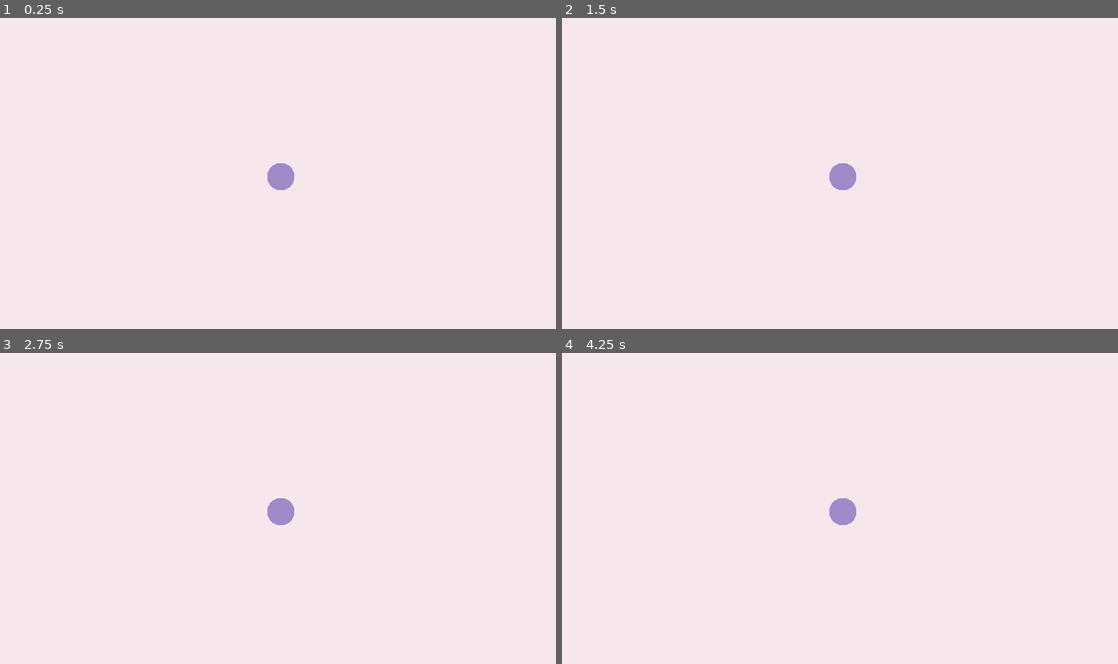
Above: before the commit, frames 1-4 (two rows, left to right).
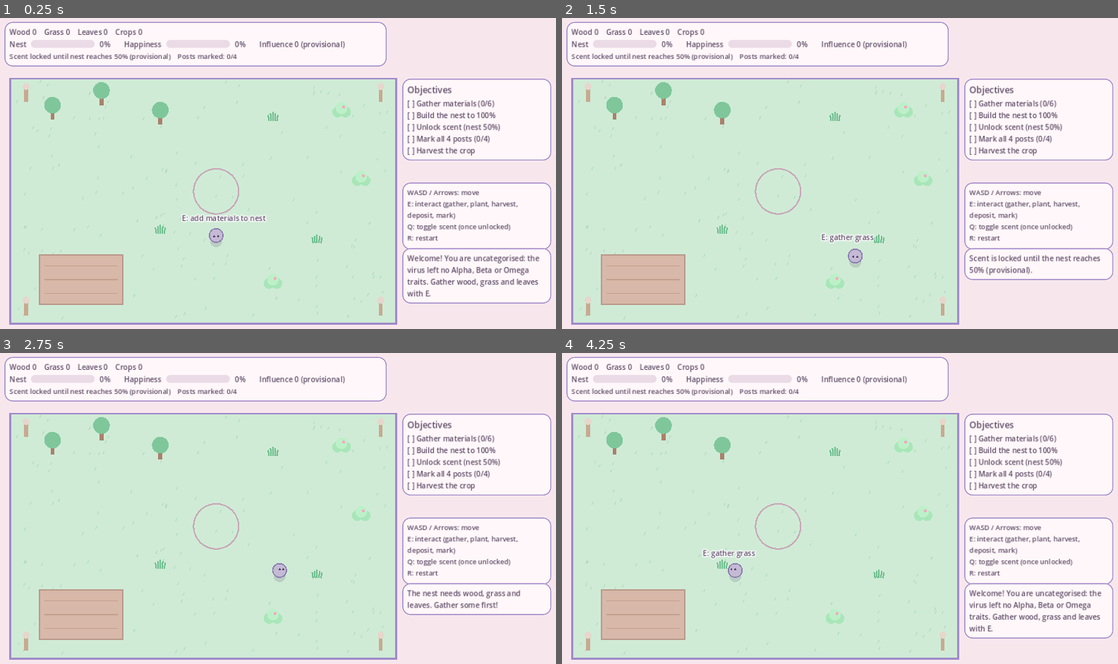
Above: after the commit, the same moments.

Repository: dreamscapestudios2024-alt/omegaverse-godot-Ronin
Game: Godot game, scene res://scenes/main.tscn
Same seed, same stepped clock (60 frames per second), same inputs: the game is played once before the commit and once after it.
Inputs:
- Up to frame 1 (0.25 s): no input
- Up to frame 2 (1.5 s): tap Enter at 0.5 s; hold D 0.53-1.28 s; tap E at 0.6 s; tap Q at 0.8, 1.35 s; hold S from 1.28 s (still down)
- Up to frame 3 (2.75 s): tap R at 1.55, 2.1 s; release S at 2.03 s; hold D from 2.03 s (still down); tap E at 2.3 s
- Up to frame 4 (4.25 s): release D at 2.78 s; hold W 2.78-3.53 s; tap E at 2.85 s; tap Q at 3.05, 3.6 s; hold A from 3.53 s (still down); tap R at 3.8 s

The runs differ from the first frame. In frame 1, 60% of the frame differs, in the area x 0-100%, y 1-99%; in frame 2, 60%; in frame 3, 60%; in frame 4, 60%.

Commit message:
Stage 1 playable vertical slice: gather, farm, nest, scent, posts, objectives
Adds config.gd, player/hud/main scripts and a headless smoke test that gates deploy.

Co-Authored-By: Claude Sonnet 5.5 <noreply@anthropic.com>
Claude-Session: https://claude.ai/code/session_01UYcGXCg8MYanTfhPWy1eU9

Diff:
--- /dev/null
+++ b/scripts/config.gd
@@ -0,0 +1,49 @@
+extends RefCounted
+## All tunable numbers live here.
+## Everything marked PROVISIONAL is a prototype default chosen for Stage 1,
+## NOT an established Omegaverse rule. Change freely while balancing.
+
+# --- World layout (pixels, viewport is 1152x648) ---
+const TERRITORY = Rect2(24, 124, 788, 500)
+const PLAYER_SPEED = 210.0
+const PLAYER_RADIUS = 14.0
+const INTERACT_RANGE = 52.0          # measured from the edge of the object to the player centre
+
+# --- Resources (PROVISIONAL) ---
+const RESOURCE_CHARGES = 3           # gathers before a node is depleted
+const RESOURCE_REGROW_SECONDS = 10.0
+const INVENTORY_CAP_PER_TYPE = 20
+const GATHER_OBJECTIVE_AMOUNT = 6    # "gather materials" objective: total items gathered
+
+# --- Farming (PROVISIONAL) ---
+const CROP_GROW_SECONDS = 12.0
+
+# --- Nest (PROVISIONAL) ---
+const NEST_RADIUS = 46.0
+const NEST_COST = {"wood": 8, "grass": 6, "leaves": 6}   # total needed for 100%
+const NEST_MILESTONE_STEP = 25       # visual upgrade every 25%
+
+# --- Happiness / influence (PROVISIONAL stand-ins) ---
+const HAPPINESS_PER_NEST_PERCENT = 0.9   # nest 100% -> 90 happiness
+const HAPPINESS_CROP_BONUS = 10.0        # first harvest adds +10
+const INFLUENCE_FROM_HAPPINESS = 0.8     # influence = happiness * 0.8 (stand-in only)
+# Future link (NOT implemented): pack happiness needs a much higher threshold than
+# individual happiness and only exists in multiplayer.
+const PACK_HAPPINESS_THRESHOLD_FUTURE = 95.0
+
+# --- Scent (PROVISIONAL) ---
+const SCENT_UNLOCK_NEST_PERCENT = 50.0   # provisional unlock threshold
+const SCENT_BASE_RANGE = 160.0
+const SCENT_RANGE_PER_INFLUENCE = 3.0    # extra visible range per influence point
+const POSTS_TO_MARK = 4
+
+# --- Pastel palette ---
+const COL_BG = Color("f7e7ed")
+const COL_GRASS = Color("cfebd6")
+const COL_SPECKLE = Color("b6dcc1")
+const COL_BORDER = Color("a18aca")
+const COL_SOIL = Color("d8b8a8")
+const COL_TEXT = Color("5b4b66")
+const COL_PINK = Color("f4a6c0")
+const COL_LAVENDER = Color("a18aca")
+const COL_MINT = Color("9fdcb5")
--- /dev/null
+++ b/scripts/hud.gd
@@ -0,0 +1,167 @@
+extends CanvasLayer
+## HUD: inventory, nest %, happiness, influence, scent status, objectives, prompts.
+## Built in code with rounded pastel panels. Receives a plain Dictionary each frame.
+
+const Config = preload("res://scripts/config.gd")
+
+var inv_label: Label
+var nest_bar: ProgressBar
+var nest_value: Label
+var happy_bar: ProgressBar
+var happy_value: Label
+var influence_label: Label
+var status_label: Label
+var obj_label: Label
+var prompt_label: Label
+var toast_label: Label
+var toast_panel: PanelContainer
+var banner: PanelContainer
+var toast_time := 0.0
+
+func _ready() -> void:
+	_build()
+
+func _style(bg: Color, border: Color = Color("a18aca")) -> StyleBoxFlat:
+	var sb := StyleBoxFlat.new()
+	sb.bg_color = bg
+	sb.set_corner_radius_all(16)
+	sb.set_content_margin_all(10)
+	sb.set_border_width_all(2)
+	sb.border_color = border
+	return sb
+
+func _panel(pos: Vector2, min_w: float) -> PanelContainer:
+	var p := PanelContainer.new()
+	p.position = pos
+	p.custom_minimum_size = Vector2(min_w, 0)
+	p.add_theme_stylebox_override("panel", _style(Color(1.0, 0.97, 0.98, 0.94)))
+	add_child(p)
+	return p
+
+func _label(text: String, size: int = 15) -> Label:
+	var l := Label.new()
+	l.text = text
+	l.add_theme_font_size_override("font_size", size)
+	l.add_theme_color_override("font_color", Config.COL_TEXT)
+	return l
+
+func _wrap(l: Label, width: float) -> Label:
+	l.autowrap_mode = TextServer.AUTOWRAP_WORD_SMART
+	l.custom_minimum_size = Vector2(width, 0)
+	return l
+
+func _bar(fill: Color) -> ProgressBar:
+	var b := ProgressBar.new()
+	b.min_value = 0.0
+	b.max_value = 100.0
+	b.show_percentage = false
+	b.custom_minimum_size = Vector2(130, 16)
+	b.size_flags_vertical = Control.SIZE_SHRINK_CENTER
+	var bg := StyleBoxFlat.new()
+	bg.bg_color = Color("eadbe6")
+	bg.set_corner_radius_all(8)
+	var fg := StyleBoxFlat.new()
+	fg.bg_color = fill
+	fg.set_corner_radius_all(8)
+	b.add_theme_stylebox_override("background", bg)
+	b.add_theme_stylebox_override("fill", fg)
+	return b
+
+func _build() -> void:
+	# Top bar
+	var top := _panel(Vector2(12, 8), 780)
+	var vb := VBoxContainer.new()
+	vb.add_theme_constant_override("separation", 4)
+	top.add_child(vb)
+	inv_label = _label("")
+	vb.add_child(inv_label)
+	var row := HBoxContainer.new()
+	row.add_theme_constant_override("separation", 10)
+	vb.add_child(row)
+	row.add_child(_label("Nest"))
+	nest_bar = _bar(Config.COL_PINK)
+	row.add_child(nest_bar)
+	nest_value = _label("0%")
+	nest_value.custom_minimum_size = Vector2(40, 0)
+	row.add_child(nest_value)
+	row.add_child(_label("Happiness"))
+	happy_bar = _bar(Config.COL_MINT)
+	row.add_child(happy_bar)
+	happy_value = _label("0%")
+	happy_value.custom_minimum_size = Vector2(40, 0)
+	row.add_child(happy_value)
+	influence_label = _label("")
+	row.add_child(influence_label)
+	status_label = _label("", 14)
+	vb.add_child(status_label)
+
+	# Objectives
+	var obj := _panel(Vector2(824, 124), 304)
+	var ovb := VBoxContainer.new()
+	obj.add_child(ovb)
+	ovb.add_child(_label("Objectives", 18))
+	obj_label = _wrap(_label(""), 280)
+	ovb.add_child(obj_label)
+
+	# Controls
+	var ctl := _panel(Vector2(824, 336), 304)
+	ctl.add_child(_wrap(_label("WASD / Arrows: move\nE: interact (gather, plant, harvest, deposit, mark)\nQ: toggle scent (once unlocked)\nR: restart", 14), 280))
+
+	# Toast
+	toast_panel = _panel(Vector2(824, 470), 304)
+	toast_label = _wrap(_label(""), 280)
+	toast_panel.add_child(toast_label)
+	toast_panel.visible = false
+
+	# Floating prompt near the player
+	prompt_label = _label("", 15)
+	prompt_label.add_theme_color_override("font_outline_color", Color.WHITE)
+	prompt_label.add_theme_constant_override("outline_size", 8)
+	add_child(prompt_label)
+
+	# Success banner
+	banner = PanelContainer.new()
+	banner.position = Vector2(150, 250)
+	banner.custom_minimum_size = Vector2(500, 0)
+	banner.add_theme_stylebox_override("panel", _style(Color(0.88, 0.97, 0.92, 0.97), Color("6fbf8f")))
+	var bvb := VBoxContainer.new()
+	banner.add_child(bvb)
+	var title := _label("Your nest is home. All objectives complete!", 24)
+	bvb.add_child(_wrap(title, 470))
+	bvb.add_child(_wrap(_label("A gentle first chapter finished. Press R to play again.", 16), 470))
+	banner.visible = false
+	add_child(banner)
+
+func toast(text: String) -> void:
+	toast_label.text = text
+	toast_panel.visible = true
+	toast_time = 4.0
+
+func _process(delta: float) -> void:
+	if toast_time > 0.0:
+		toast_time -= delta
+		if toast_time <= 0.0:
+			toast_panel.visible = false
+
+func update_view(s: Dictionary) -> void:
+	var inv: Dictionary = s["inventory"]
+	inv_label.text = "Wood %d    Grass %d    Leaves %d    Crops %d" % [inv["wood"], inv["grass"], inv["leaves"], inv["crops"]]
+	nest_bar.value = s["nest_pct"]
+	nest_value.text = "%d%%" % int(s["nest_pct"])
+	happy_bar.value = s["happiness"]
+	happy_value.text = "%d%%" % int(s["happiness"])
+	influence_label.text = "Influence %d (provisional)" % int(s["influence"])
+	if s["scent_unlocked"]:
+		status_label.text = "Scent: %s (Q)    Posts marked: %d/%d" % ["ON" if s["scent_on"] else "off", s["posts_marked"], Config.POSTS_TO_MARK]
+	else:
+		status_label.text = "Scent locked until nest reaches %d%% (provisional)    Posts marked: %d/%d" % [int(Config.SCENT_UNLOCK_NEST_PERCENT), s["posts_marked"], Config.POSTS_TO_MARK]
+	var lines := PackedStringArray()
+	for o in s["objectives"]:
+		lines.append(("[x] " if o[1] else "[ ] ") + o[0])
+	obj_label.text = "\n".join(lines)
+	var pr: String = s["prompt"]
+	prompt_label.text = pr
+	prompt_label.visible = pr != ""
+	var pp: Vector2 = s["player_pos"]
+	prompt_label.position = Vector2(maxf(pp.x - 70.0, 4.0), pp.y - 46.0)
+	banner.visible = s["won"]
--- a/scripts/main.gd
+++ b/scripts/main.gd
@@ -1,6 +1,372 @@
 extends Node2D
-
-# Minimal project smoke test. Claude will replace this with the first playable loop.
+## Stage 1 world: gather -> farm -> build nest -> unlock scent -> mark posts.
+## Tunable numbers live in scripts/config.gd.
+
+const Config = preload("res://scripts/config.gd")
+const PlayerScript = preload("res://scripts/player.gd")
+const HudScript = preload("res://scripts/hud.gd")
+
+const CROP_EMPTY = 0
+const CROP_GROWING = 1
+const CROP_READY = 2
+
+var player: Node2D
+var hud: CanvasLayer
+
+var inventory := {"wood": 0, "grass": 0, "leaves": 0, "crops": 0}
+var nest_deposited := {"wood": 0, "grass": 0, "leaves": 0}
+var total_gathered := 0
+var crop_state := CROP_EMPTY
+var crop_timer := 0.0
+var crop_harvested := false
+var resources: Array = []
+var posts: Array = []
+var scent_unlocked := false
+var scent_on := false
+var won := false
+var time := 0.0
+var last_tier := 0
+var current_prompt := ""
+
+var nest_pos := Vector2(444, 354)
+var plot_rect := Rect2()
+var scent_trail := PackedVector2Array()
+var speckles := PackedVector2Array()
+
+func _ready() -> void:
+	var t: Rect2 = Config.TERRITORY
+	plot_rect = Rect2(t.position.x + 60, t.end.y - 140, 170, 100)
+	_add_resources()
+	_add_posts(t)
+	_add_trail()
+	_add_speckles(t)
+	hud = HudScript.new()
+	add_child(hud)
+	player = PlayerScript.new()
+	player.bounds = t.grow(-Config.PLAYER_RADIUS)
+	player.position = nest_pos + Vector2(0, 90)
+	add_child(player)
+	hud.toast("Welcome! You are uncategorised: the virus left no Alpha, Beta or Omega traits. Gather wood, grass and leaves with E.")
+
+func _add_resources() -> void:
+	var defs := [
+		["wood", Vector2(110, 190)], ["wood", Vector2(210, 160)], ["wood", Vector2(330, 200)],
+		["grass", Vector2(330, 430)], ["grass", Vector2(560, 200)], ["grass", Vector2(650, 450)],
+		["leaves", Vector2(700, 190)], ["leaves", Vector2(740, 330)], ["leaves", Vector2(560, 540)],
+	]
+	for d in defs:
+		resources.append({"type": d[0], "pos": d[1], "charges": Config.RESOURCE_CHARGES, "regrow": 0.0})
+
+func _add_posts(t: Rect2) -> void:
+	var inset := 32.0
+	for p in [
+		Vector2(t.position.x + inset, t.position.y + inset),
+		Vector2(t.end.x - inset, t.position.y + inset),
+		Vector2(t.position.x + inset, t.end.y - inset),
+		Vector2(t.end.x - inset, t.end.y - inset),
+	]:
+		posts.append({"pos": p, "marked": false})
+
+func _add_trail() -> void:
+	# Pre-placed sample trail (single character, so no real NPC scents yet).
+	for i in 36:
+		scent_trail.append(Vector2(100.0 + i * 19.5, 300.0 + sin(i * 0.45) * 60.0))
+
+func _add_speckles(t: Rect2) -> void:
+	var rng := RandomNumberGenerator.new()
+	rng.seed = 7
+	for i in 140:
+		speckles.append(Vector2(rng.randf_range(t.position.x + 8, t.end.x - 8), rng.randf_range(t.position.y + 8, t.end.y - 8)))
+
+# ---------- derived values ----------
+
+func nest_completion() -> float:
+	var have := 0
+	var need := 0
+	for k in Config.NEST_COST:
+		need += Config.NEST_COST[k]
+		have += mini(nest_deposited[k], Config.NEST_COST[k])
+	return float(have) / float(need) * 100.0
+
+func nest_tier() -> int:
+	return mini(int(nest_completion() / float(Config.NEST_MILESTONE_STEP)), 100 / Config.NEST_MILESTONE_STEP)
+
+func happiness() -> float:
+	var h: float = nest_completion() * Config.HAPPINESS_PER_NEST_PERCENT
+	if crop_harvested:
+		h += Config.HAPPINESS_CROP_BONUS
+	return clampf(h, 0.0, 100.0)
+
+func influence() -> float:
+	return happiness() * Config.INFLUENCE_FROM_HAPPINESS   # PROVISIONAL stand-in
+
+func scent_range() -> float:
+	return Config.SCENT_BASE_RANGE + influence() * Config.SCENT_RANGE_PER_INFLUENCE
+
+func posts_marked() -> int:
+	var n := 0
+	for p in posts:
+		if p["marked"]:
+			n += 1
+	return n
+
+func objectives() -> Array:
+	return [
+		["Gather materials (%d/%d)" % [mini(total_gathered, Config.GATHER_OBJECTIVE_AMOUNT), Config.GATHER_OBJECTIVE_AMOUNT], total_gathered >= Config.GATHER_OBJECTIVE_AMOUNT],
+		["Build the nest to 100%", nest_completion() >= 100.0],
+		["Unlock scent (nest %d%%)" % int(Config.SCENT_UNLOCK_NEST_PERCENT), scent_unlocked],
+		["Mark all %d posts (%d/%d)" % [Config.POSTS_TO_MARK, posts_marked(), Config.POSTS_TO_MARK], posts_marked() >= Config.POSTS_TO_MARK],
+		["Harvest the crop", crop_harvested],
+	]
+
+# ---------- interaction ----------
+
+func find_target() -> Dictionary:
+	var p: Vector2 = player.position
+	var best := {}
+	var best_d: float = Config.INTERACT_RANGE
+	for r in resources:
+		if r["charges"] <= 0:
+			continue
+		var d: float = p.distance_to(r["pos"]) - 14.0
+		if d < best_d:
+			best_d = d
+			best = {"kind": "resource", "ref": r, "label": "E: gather " + r["type"]}
+	# farm plot (closest point on rectangle)
+	var cp := Vector2(clampf(p.x, plot_rect.position.x, plot_rect.end.x), clampf(p.y, plot_rect.position.y, plot_rect.end.y))
+	var dp: float = p.distance_to(cp)
+	if dp < best_d and crop_state != CROP_GROWING:
+		best_d = dp
+		best = {"kind": "plot", "label": "E: plant crop" if crop_state == CROP_EMPTY else "E: harvest crop"}
+	# nest
+	if nest_completion() < 100.0:
+		var dn: float = p.distance_to(nest_pos) - Config.NEST_RADIUS
+		if dn < best_d:
+			best_d = dn
+			best = {"kind": "nest", "label": "E: add materials to nest"}
+	# boundary posts
+	for post in posts:
+		if post["marked"]:
+			continue
+		var dq: float = p.distance_to(post["pos"]) - 10.0
+		if dq < best_d:
+			best_d = dq
+			best = {"kind": "post", "ref": post, "label": "E: mark post" if scent_unlocked else "Post (scent locked)"}
+	return best
+
+func interact() -> void:
+	if won or player == null:
+		return
+	var t := find_target()
+	if t.is_empty():
+		return
+	match t["kind"]:
+		"resource":
+			_gather(t["ref"])
+		"plot":
+			_use_plot()
+		"nest":
+			_deposit()
+		"post":
+			_mark_post(t["ref"])
+
+func _gather(r: Dictionary) -> void:
+	if r["charges"] <= 0:
+		return
+	var type: String = r["type"]
+	if inventory[type] >= Config.INVENTORY_CAP_PER_TYPE:
+		hud.toast("Your pack is full of %s." % type)
+		return
+	r["charges"] -= 1
+	if r["charges"] <= 0:
+		r["regrow"] = Config.RESOURCE_REGROW_SECONDS
+	inventory[type] += 1
+	total_gathered += 1
+	hud.toast("+1 %s" % type)
+
+func _use_plot() -> void:
+	if crop_state == CROP_EMPTY:
+		crop_state = CROP_GROWING
+		crop_timer = Config.CROP_GROW_SECONDS
+		hud.toast("Planted a crop. It will be ready in %d seconds." % int(Config.CROP_GROW_SECONDS))
+	elif crop_state == CROP_READY:
+		crop_state = CROP_EMPTY
+		inventory["crops"] += 1
+		if not crop_harvested:
+			hud.toast("First harvest! Happiness +%d (provisional)." % int(Config.HAPPINESS_CROP_BONUS))
+		else:
+			hud.toast("Harvested another crop.")
+		crop_harvested = true
+
+func _deposit() -> void:
+	var moved := 0
+	for k in Config.NEST_COST:
+		var room: int = Config.NEST_COST[k] - nest_deposited[k]
+		var n: int = mini(inventory[k], room)
+		if n > 0:
+			inventory[k] -= n
+			nest_deposited[k] += n
+			moved += n
+	if moved == 0:
+		hud.toast("The nest needs wood, grass and leaves. Gather some first!")
+	else:
+		hud.toast("Added %d materials. Nest %d%% complete." % [moved, int(nest_completion())])
+
+func _mark_post(post: Dictionary) -> void:
+	if post["marked"]:
+		return
+	if not scent_unlocked:
+		hud.toast("Scent is locked until the nest reaches %d%% (provisional)." % int(Config.SCENT_UNLOCK_NEST_PERCENT))
+		return
+	post["marked"] = true
+	hud.toast("Post marked (%d/%d)." % [posts_marked(), Config.POSTS_TO_MARK])
+
+func toggle_scent() -> void:
+	if not scent_unlocked:
+		hud.toast("Scent is locked until the nest reaches %d%% (provisional)." % int(Config.SCENT_UNLOCK_NEST_PERCENT))
+		return
+	scent_on = not scent_on
+
+func _input(event: InputEvent) -> void:
+	var key := event as InputEventKey
+	if key == null or not key.pressed or key.echo:
+		return
+	match key.keycode:
+		KEY_E:
+			interact()
+		KEY_Q:
+			toggle_scent()
+		KEY_R:
+			get_tree().reload_current_scene()
+
+# ---------- per-frame ----------
+
+func _process(delta: float) -> void:
+	time += delta
+	if crop_state == CROP_GROWING:
+		crop_timer -= delta
+		if crop_timer <= 0.0:
+			crop_timer = 0.0
+			crop_state = CROP_READY
+			hud.toast("Your crop is ready to harvest!")
+	for r in resources:
+		if r["charges"] <= 0:
+			r["regrow"] -= delta
+			if r["regrow"] <= 0.0:
+				r["charges"] = Config.RESOURCE_CHARGES
+	if not scent_unlocked and nest_completion() >= Config.SCENT_UNLOCK_NEST_PERCENT:
+		scent_unlocked = true
+		scent_on = true
+		hud.toast("Scent unlocked! Press Q to toggle the glowing trail.")
+	var tier := nest_tier()
+	if tier > last_tier:
+		hud.toast("Nest milestone: %d%%! It looks cosier." % (tier * Config.NEST_MILESTONE_STEP))
+	last_tier = tier
+	if not won and objectives().all(func(o): return o[1]):
+		won = true
+	var target := find_target()
+	current_prompt = "" if (won or target.is_empty()) else str(target["label"])
+	hud.update_view({
+		"inventory": inventory,
+		"nest_pct": nest_completion(),
+		"happiness": happiness(),
+		"influence": influence(),
+		"scent_unlocked": scent_unlocked,
+		"scent_on": scent_on,
+		"posts_marked": posts_marked(),
+		"objectives": objectives(),
+		"prompt": current_prompt,
+		"player_pos": player.position,
+		"won": won,
+	})
+	queue_redraw()
+
+# ---------- drawing (primitive placeholder art) ----------
+
 func _draw() -> void:
-    draw_rect(Rect2(Vector2.ZERO, get_viewport_rect().size), Color("f7e7ed"))
-    draw_circle(Vector2(576, 324), 28.0, Color("a18aca"))
+	var t: Rect2 = Config.TERRITORY
+	draw_rect(Rect2(Vector2.ZERO, get_viewport_rect().size), Config.COL_BG)
+	draw_rect(t, Config.COL_GRASS)
+	for s in speckles:
+		draw_line(s, s + Vector2(3, -6), Config.COL_SPECKLE, 2.0)
+	draw_rect(t, Config.COL_BORDER, false, 4.0)
+	_draw_plot()
+	for r in resources:
+		_draw_resource(r)
+	_draw_nest()
+	for p in posts:
+		_draw_post(p)
+	if scent_unlocked and scent_on and player != null:
+		_draw_scent()
+
+func _draw_plot() -> void:
+	draw_rect(plot_rect, Config.COL_SOIL)
+	draw_rect(plot_rect, Color("b99a8c"), false, 3.0)
+	for i in 3:
+		var y := plot_rect.position.y + 22.0 + i * 28.0
+		draw_line(Vector2(plot_rect.position.x + 10, y), Vector2(plot_rect.end.x - 10, y), Color("c4a091"), 2.0)
+	for i in 3:
+		var c := Vector2(plot_rect.position.x + 30.0 + i * 55.0, plot_rect.position.y + 50.0)
+		if crop_state == CROP_GROWING:
+			var prog := 1.0 - crop_timer / Config.CROP_GROW_SECONDS
+			draw_circle(c, 3.0 + 9.0 * prog, Config.COL_MINT)
+		elif crop_state == CROP_READY:
+			draw_circle(c, 13.0, Config.COL_PINK)
+			draw_circle(c, 5.0, Color.WHITE)
+
+func _draw_resource(r: Dictionary) -> void:
+	var pos: Vector2 = r["pos"]
+	if r["charges"] <= 0:
+		draw_circle(pos + Vector2(0, 6), 5.0, Color(0.6, 0.55, 0.6, 0.5))   # depleted stump
+		return
+	match r["type"]:
+		"wood":
+			draw_rect(Rect2(pos.x - 4, pos.y - 2, 8, 20), Color("a9826b"))
+			draw_circle(pos + Vector2(0, -12), 17.0, Color("7fc79b"))
+		"grass":
+			for i in range(-2, 3):
+				draw_line(pos + Vector2(i * 4.0, 10), pos + Vector2(i * 5.0, -8 + absf(i) * 3.0), Color("6fbf8f"), 3.0)
+		"leaves":
+			draw_circle(pos + Vector2(-8, 2), 11.0, Color("a8e6b8"))
+			draw_circle(pos + Vector2(8, 2), 11.0, Color("a8e6b8"))
+			draw_circle(pos + Vector2(0, -6), 12.0, Color("bdf0c9"))
+			draw_circle(pos + Vector2(4, -8), 3.0, Config.COL_PINK)
+
+func _draw_nest() -> void:
+	var tier := nest_tier()
+	var c := nest_pos
+	var rad: float = Config.NEST_RADIUS
+	draw_circle(c, rad * 0.9, Color(0.85, 0.73, 0.61, nest_completion() / 200.0))
+	draw_arc(c, rad, 0.0, TAU, 48, Color("c9a7b8"), 3.0)
+	if tier >= 1:
+		draw_circle(c, rad * 0.9, Color("d9b99b"))
+	if tier >= 2:
+		draw_circle(c, rad * 0.62, Color("f6c9d8"))
+	if tier >= 3:
+		draw_arc(c + Vector2(0, -4), rad * 0.95, PI, TAU, 32, Config.COL_LAVENDER, 8.0)
+	if tier >= 4:
+		for i in 6:
+			var a := TAU * i / 6.0 + time * 0.5
+			draw_circle(c + Vector2(cos(a), sin(a)) * (rad + 14.0), 6.0, Color("ff9fc0"))
+
+func _draw_post(p: Dictionary) -> void:
+	var pos: Vector2 = p["pos"]
+	if p["marked"]:
+		var pulse := 0.5 + 0.5 * sin(time * 3.0)
+		draw_circle(pos, 22.0 + 4.0 * pulse, Color(1.0, 0.65, 0.8, 0.25))
+	draw_rect(Rect2(pos.x - 4, pos.y - 14, 8, 30), Color("c9a98f"))
+	draw_circle(pos + Vector2(0, -16), 7.0, Config.COL_PINK if p["marked"] else Color("e6d6cc"))
+
+func _draw_scent() -> void:
+	var rng_d := scent_range()
+	var pp: Vector2 = player.position
+	draw_arc(pp, rng_d, 0.0, TAU, 64, Color(1.0, 0.7, 0.85, 0.3), 2.0)
+	for i in scent_trail.size():
+		var pt := scent_trail[i]
+		var d := pt.distance_to(pp)
+		if d > rng_d:
+			continue
+		var fade := 1.0 - d / rng_d
+		var pulse := 0.75 + 0.25 * sin(time * 3.0 + i * 0.5)
+		draw_circle(pt, 14.0 * pulse, Color(1.0, 0.75, 0.9, 0.22 * fade + 0.05))
+		draw_circle(pt, 6.0, Color(1.0, 0.6, 0.8, 0.35 + 0.55 * fade))
--- /dev/null
+++ b/scripts/player.gd
@@ -0,0 +1,37 @@
+extends Node2D
+## Player: smooth WASD / arrow movement inside the territory. The character starts
+## uncategorised (no Alpha/Beta/Omega traits), so it is drawn in a neutral lavender-grey.
+
+const Config = preload("res://scripts/config.gd")
+
+var bounds := Rect2()
+var facing := Vector2.DOWN
+
+func _process(delta: float) -> void:
+	var dir := Vector2.ZERO
+	if Input.is_key_pressed(KEY_A) or Input.is_key_pressed(KEY_LEFT):
+		dir.x -= 1.0
+	if Input.is_key_pressed(KEY_D) or Input.is_key_pressed(KEY_RIGHT):
+		dir.x += 1.0
+	if Input.is_key_pressed(KEY_W) or Input.is_key_pressed(KEY_UP):
+		dir.y -= 1.0
+	if Input.is_key_pressed(KEY_S) or Input.is_key_pressed(KEY_DOWN):
+		dir.y += 1.0
+	if dir != Vector2.ZERO:
+		dir = dir.normalized()
+		facing = dir
+		position += dir * Config.PLAYER_SPEED * delta
+	if bounds.size != Vector2.ZERO:
+		position = Vector2(
+			clampf(position.x, bounds.position.x, bounds.end.x),
+			clampf(position.y, bounds.position.y, bounds.end.y))
+	queue_redraw()
+
+func _draw() -> void:
+	var r: float = Config.PLAYER_RADIUS
+	draw_circle(Vector2(0, r * 0.8), r * 0.9, Color(0.35, 0.29, 0.4, 0.18))   # soft shadow
+	draw_circle(Vector2.ZERO, r, Color("c4bad6"))
+	draw_arc(Vector2.ZERO, r, 0.0, TAU, 32, Color("8f7fb0"), 2.5)
+	var eye_off := facing * 4.0
+	draw_circle(eye_off + Vector2(-4, -2), 2.2, Color("5b4b66"))
+	draw_circle(eye_off + Vector2(4, -2), 2.2, Color("5b4b66"))
--- /dev/null
+++ b/tests/smoke_test.gd
@@ -0,0 +1,65 @@
+extends SceneTree
+## Headless gameplay smoke test: plays the whole Stage 1 loop through the real
+## game script and fails (exit 1) if anything is off.
+## Run: godot --headless --path . --script res://tests/smoke_test.gd
+
+var failures := 0
+
+func check(cond: bool, msg: String) -> void:
+	if cond:
+		print("PASS  ", msg)
+	else:
+		print("FAIL  ", msg)
+		failures += 1
+
+func _initialize() -> void:
+	var main: Node = load("res://scenes/main.tscn").instantiate()
+	root.add_child(main)
+	check(main.nest_completion() == 0.0, "nest starts at 0%")
+	check(not main.scent_unlocked, "scent starts locked")
+
+	# gather everything
+	for r in main.resources:
+		main.player.position = r["pos"]
+		for i in 4:
+			main.interact()
+	check(main.total_gathered == 27, "gathered 27 items from 9 nodes (got %d)" % main.total_gathered)
+
+	# interacting far from anything does nothing
+	main.player.position = Vector2(400, 250)
+	var before: int = main.total_gathered
+	main.interact()
+	check(main.total_gathered == before, "no interaction at unrealistic distance")
+
+	# deposit at nest
+	main.player.position = main.nest_pos
+	main.interact()
+	check(main.nest_completion() == 100.0, "nest reaches 100%% (got %f)" % main.nest_completion())
+	check(main.inventory["wood"] >= 0 and main.inventory["grass"] >= 0 and main.inventory["leaves"] >= 0, "inventory never negative")
+	main._process(0.1)
+	check(main.scent_unlocked, "scent unlocked at threshold")
+	check(main.happiness() > 85.0, "happiness reflects nest (%f)" % main.happiness())
+
+	# posts: mark each, then confirm duplicates are not double-counted
+	for p in main.posts:
+		main.player.position = p["pos"]
+		main.interact()
+		main.interact()
+	check(main.posts_marked() == 4, "4 posts marked exactly once")
+
+	# crop
+	main.player.position = main.plot_rect.get_center()
+	main.interact()
+	check(main.crop_state == main.CROP_GROWING, "crop planted")
+	main.interact()
+	check(main.crop_state == main.CROP_GROWING and not main.crop_harvested, "cannot harvest before regrowth")
+	main._process(100.0)
+	check(main.crop_state == main.CROP_READY, "crop ready after growth time")
+	main.interact()
+	check(main.crop_harvested, "crop harvested")
+
+	main._process(0.1)
+	check(main.won, "all objectives complete -> win")
+
+	print("RESULT: ", "ALL PASSED" if failures == 0 else "%d FAILED" % failures)
+	quit(0 if failures == 0 else 1)
